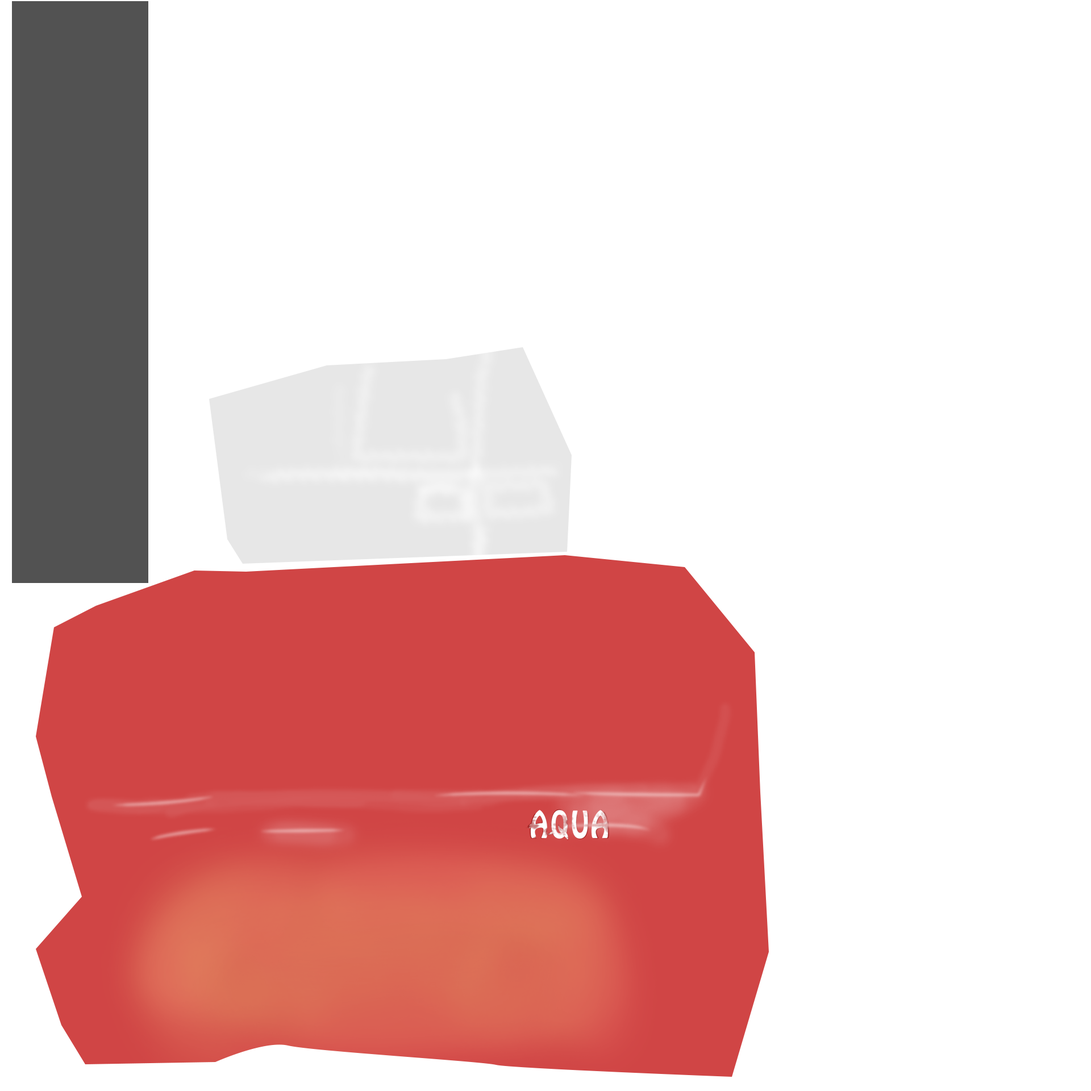
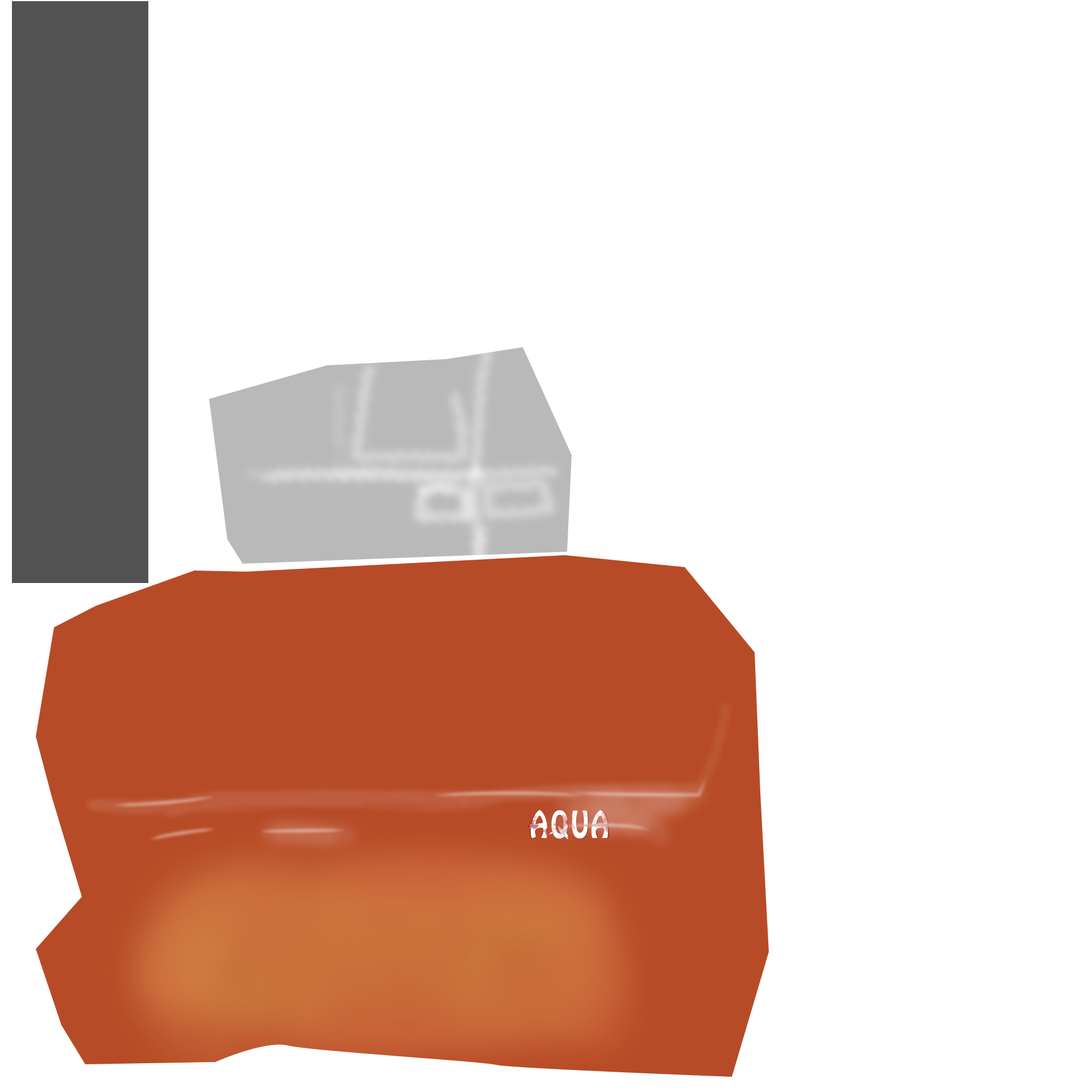
Layer changes from the first w=1091, h=1091 image to the second:
painted on "Shape 2" over [209, 347, 572, 564]
painted on "Shape 1" over [35, 555, 770, 1078]
